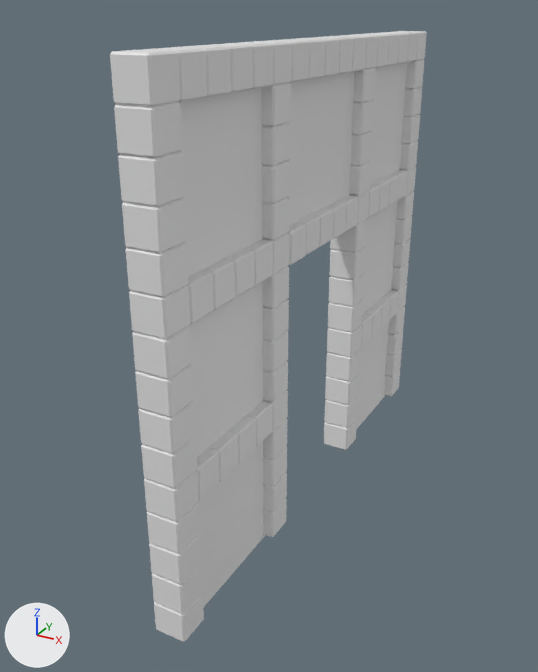
Before and after pictures for a commit that changed the Blender file Catholic church2.blend.
Both versions are drawn from a 50 mm lens placed at (19.7, -41.5, 31.5), pointed at (-1.8, -2.4, 12.0). Lighting does not change. The marker at lower left points along +X, +Y and +Z.

Script lines for the objects in view, before the commit:
```python
me_cube_019 = bpy.data.meshes.new('Cube.019')
me_cube_019.from_pydata(...)  # 24 vertices, 26 faces; spans x -1.0..1.0, y -1.0..1.0, z -1.0..1.0
me_cube_019.materials.append(mat_material)  # white #e7e7e7
me_cube_069 = bpy.data.meshes.new('Cube.069')
me_cube_069.from_pydata(...)  # a box spanning x -3.0..3.0, y -3.0..3.0, z -3.0..3.0
me_cube_070 = bpy.data.meshes.new('Cube.070')
me_cube_070.from_pydata(...)  # a box spanning x -3.0..3.0, y -3.0..3.0, z -3.0..3.0
ob_brick19 = bpy.data.objects.new('Brick19', me_cube_019)
ob_brick19.location = (0.0, -16.0, 7.0)
ob_wall2_002 = bpy.data.objects.new('wall2.002', me_cube_069)
ob_wall2_002.location = (0.0, 11.0, 4.0)
ob_wall2_002.scale = (0.1, 1.4, 1.4)
ob_wall2_003 = bpy.data.objects.new('wall2.003', me_cube_070)
ob_wall2_003.location = (0.0, -11.0, 4.0)
ob_wall2_003.scale = (0.1, 1.4, 1.4)
# also in view: 'Brick22' at (0.0, -16.0, 13.0); 'Cube.046' at (0.0, -12.0, 9.0); 'Brick23' at (0.0, -16.0, 15.0); 'wall2.001' at (0.0, -11.0, 14.0); 'Cube.026' at (0.0, -10.0, 29.0)
```
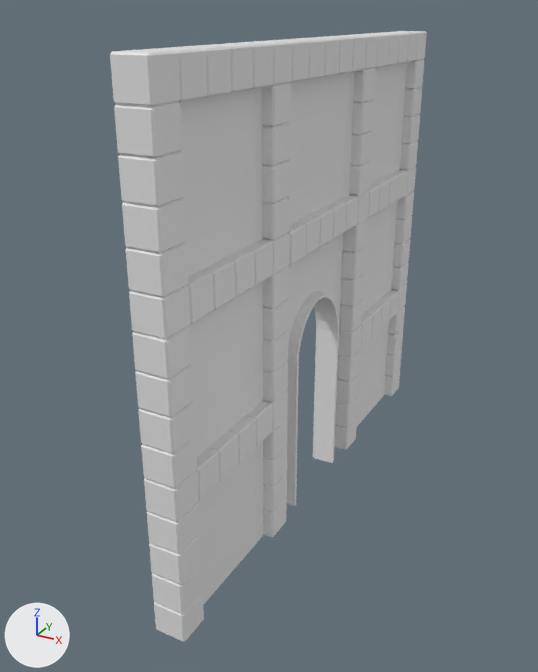
Pixel boxes [x1, y1, x2, y2] of what changed, in the pictures (538 x 672 px):
'Circle', added
    after: [286, 233, 343, 506]
'wall2.003', moved
    before: [198, 441, 265, 608]
    after: [198, 441, 264, 605]

The edits, one by one:
Mesh me_circle_005 is new.
It has 465 vertices, 442 faces and spans x -2.41..2.63, y -1.5..1.5, z -0.98..0.7.
Object 'wall2.003' (ob_wall2_003) moves from (0.0, -11.0, 4.0) to (0.0, -11.0, 4.19).
Object 'Circle' (ob_circle) is new; it shows me_circle_005.
Its location is (0.0, 0.0, 9.32).
Its rotation in degrees is (0, 90, 0).
Its scale is (3.6, 3.3, 1.0).
